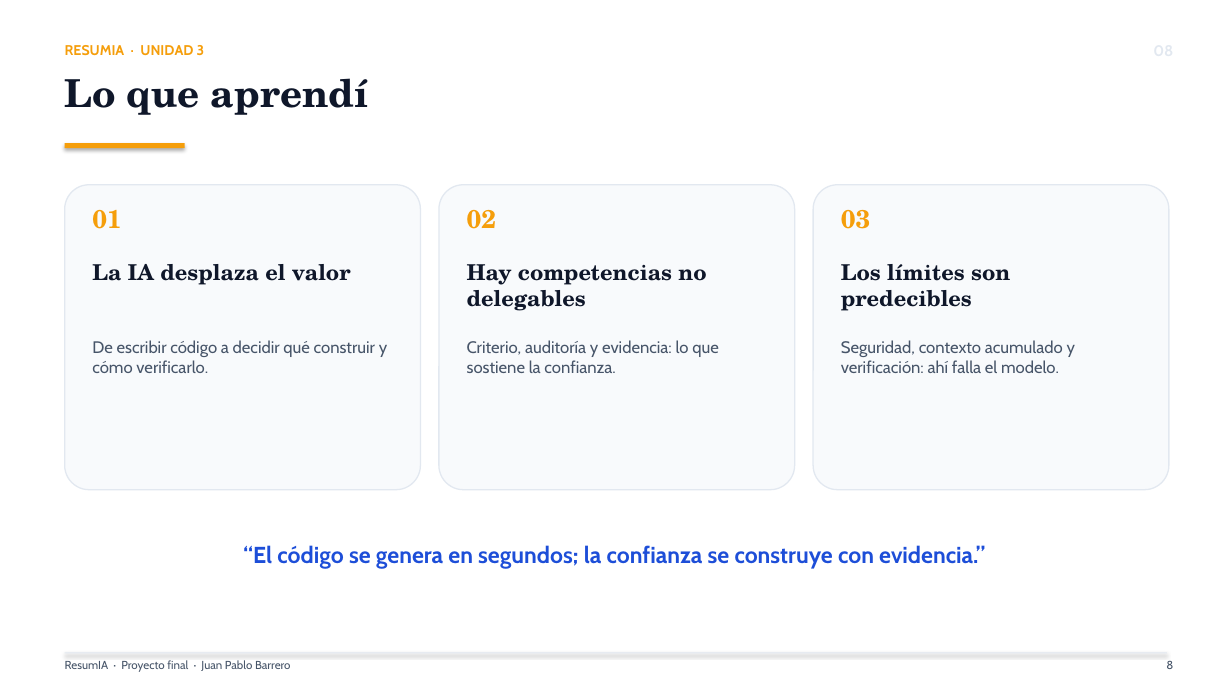
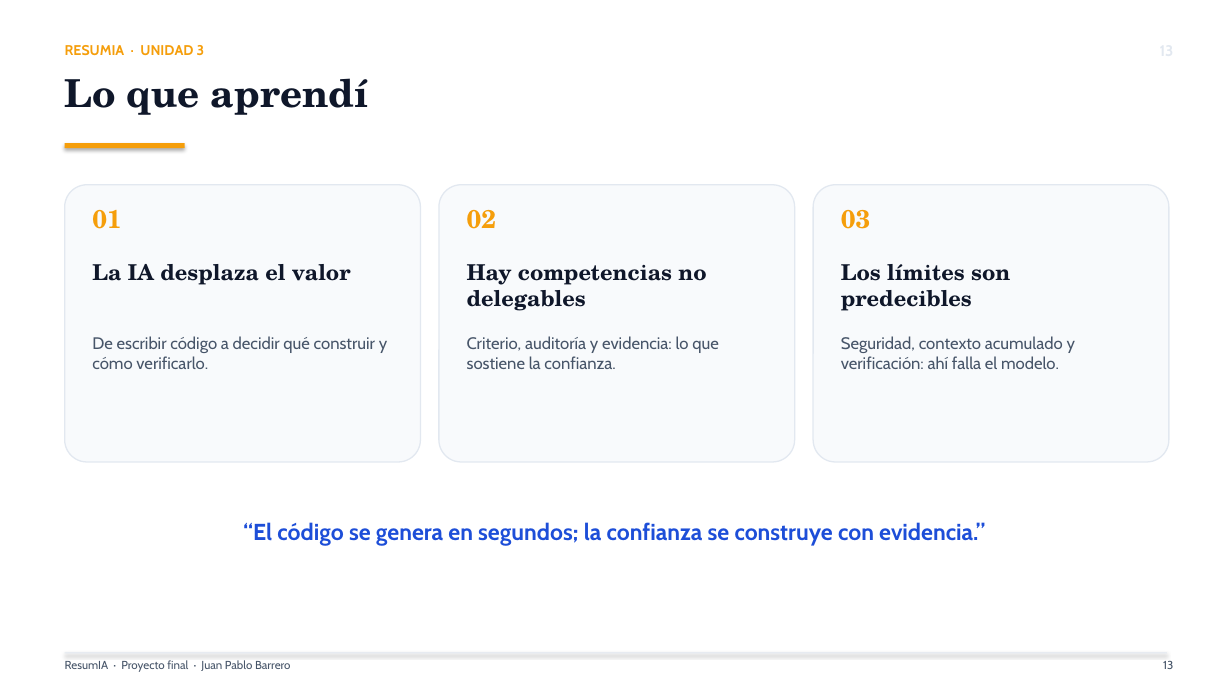
Before and after one commit to kanonufo/landing-page-ia, a slide deck: slide 13 of docs/unidad3/E34_memoria/presentacion_resumia.pptx (slide 8 before the commit). Drawn at 1232x693 pixels with LibreOffice and Linux fonts; fonts in the diff are those of the drawing. Boxes give left, top, right and bottom in pixels: in the first picture for what was removed or moved away, otherwise in the second. Text is boxed around its words. In the diff, an @@ line names an element or a change of style, - is before the commit and + after.

```diff
--- a/docs/unidad3/E34_memoria/presentacion_resumia.pptx
+++ b/docs/unidad3/E34_memoria/presentacion_resumia.pptx
@@ rounded rectangle: place and size @@
-rounded rectangle at [65,185,421,490]
+rounded rectangle at [65,185,421,462]
@@ rounded rectangle: place and size @@
-rounded rectangle at [439,185,795,490]
+rounded rectangle at [439,185,795,462]
@@ rounded rectangle: place and size @@
-rounded rectangle at [813,185,1169,490]
+rounded rectangle at [813,185,1169,462]
@@ text "De escribir código a decidir ...": place and size @@
-text "De escribir código a decidir ..." at [92,340,387,373]
+text "De escribir código a decidir ..." at [92,336,387,369]
@@ text "Criterio, auditoría y evidencia: lo ...": place and size @@
-text "Criterio, auditoría y evidencia: lo ..." at [467,340,719,373]
+text "Criterio, auditoría y evidencia: lo ..." at [467,336,719,369]
@@ text "Seguridad, contexto acumulado y verificación: ...": place and size @@
-text "Seguridad, contexto acumulado y verificación: ..." at [841,340,1075,373]
+text "Seguridad, contexto acumulado y verificación: ..." at [841,336,1075,369]
@@ text "“El código se genera en ...": place and size @@
-text "“El código se genera en ..." at [243,545,985,569]
+text "“El código se genera en ..." at [243,522,985,546]
@@ text at [1163,661,1173,669]: text changed @@
-8
+13
```
Also in this commit, not shown: 6 other slides changed, 5 slides added, 17 other files.
